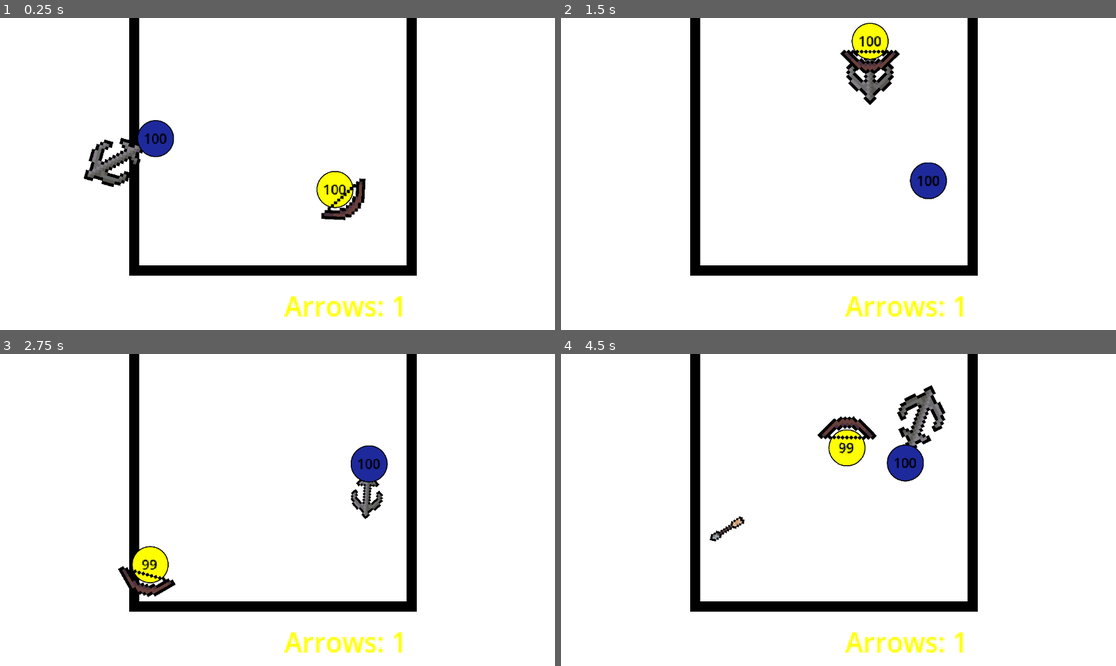
Above: before the commit, frames 1-4 (two rows, left to right).
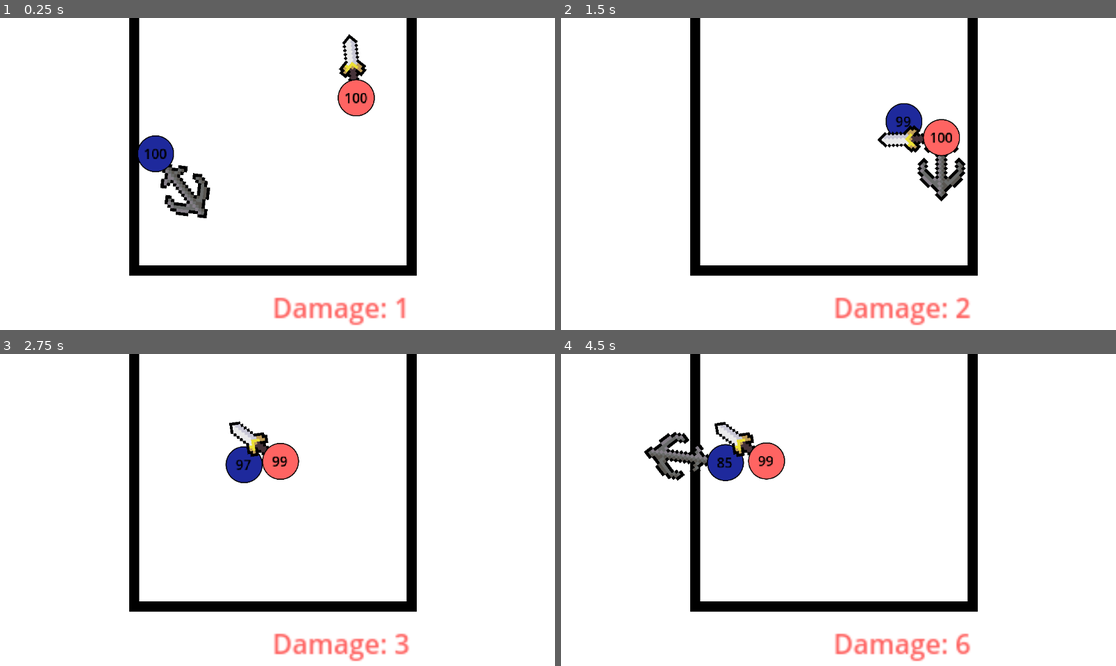
Above: after the commit, the same moments.

Repository: realprot0n/Weapon-Ball-Battles
Game: Godot game, scene res://Scenes/Arena Stuff/test_arena.tscn
Same seed, same stepped clock (60 frames per second), same inputs: the game is played once before the commit and once after it.
Inputs:
- Up to frame 1 (0.25 s): no input
- Up to frame 2 (1.5 s): no input
- Up to frame 3 (2.75 s): no input
- Up to frame 4 (4.5 s): no input

The runs differ from the first frame. In frame 1, 5.6% of the frame differs, in the area x 15-74%, y 5-99%; in frame 2, 5.2%; in frame 3, 4.7%; in frame 4, 6.3%, in the area x 14-74%, y 10-99%.

Commit message:
add soundseth

Diff:
--- a/Scenes/Arena Stuff/test_arena.tscn
+++ b/Scenes/Arena Stuff/test_arena.tscn
@@ -3,9 +3,9 @@
 [ext_resource type="Script" uid="uid://xe3st2nqvweh" path="res://Scripts/ArenaScript.gd" id="1_0frtu"]
 [ext_resource type="Script" uid="uid://xol3h5bqthki" path="res://Scripts/BounceDetectorScript.gd" id="2_f40ab"]
 [ext_resource type="AudioStream" uid="uid://d3nkse1wm7756" path="res://Sounds/Bounce.wav" id="3_wxowa"]
-[ext_resource type="PackedScene" uid="uid://cqi3hoanqhhdf" path="res://Scenes/Arena Stuff/Labels/bow_label.tscn" id="5_k3xsh"]
+[ext_resource type="PackedScene" uid="uid://dyqhup205y4kg" path="res://Scenes/Arena Stuff/Labels/sword_label.tscn" id="4_brkk4"]
 [ext_resource type="PackedScene" uid="uid://cny1c715u0l4i" path="res://Scenes/Balls/anchor.tscn" id="6_brkk4"]
-[ext_resource type="PackedScene" uid="uid://tcue8c81tb3j" path="res://Scenes/Balls/bow.tscn" id="7_amdip"]
+[ext_resource type="PackedScene" uid="uid://bv7o2araegd22" path="res://Scenes/Balls/sword.tscn" id="6_k3xsh"]
 
 [sub_resource type="RectangleShape2D" id="RectangleShape2D_rw8qd"]
 size = Vector2(719.344, 225.248)
@@ -102,14 +102,14 @@
 points = PackedVector2Array(358, 187, 631, 187, 631, 438, 363, 438, 363, 182)
 default_color = Color(0, 0, 0, 1)
 
-[node name="BowLabel" parent="ArenaStuff" instance=ExtResource("5_k3xsh")]
-
 [node name="Camera2D" type="Camera2D" parent="ArenaStuff"]
 position = Vector2(554, 267)
 zoom = Vector2(1.75, 1.75)
 
-[node name="Bow" parent="." instance=ExtResource("7_amdip")]
-position = Vector2(633, 195)
+[node name="SwordLabel" parent="ArenaStuff" instance=ExtResource("4_brkk4")]
 
 [node name="Anchor" parent="." instance=ExtResource("6_brkk4")]
-position = Vector2(449, 187)
+position = Vector2(449, 205)
+
+[node name="Sword" parent="." instance=ExtResource("6_k3xsh")]
+position = Vector2(641, 208)
--- a/Scenes/Balls/anchor.tscn
+++ b/Scenes/Balls/anchor.tscn
@@ -8,8 +8,9 @@
 [ext_resource type="PackedScene" uid="uid://bmu6wxrnxf10f" path="res://Scenes/Balls/slamming_anchor.tscn" id="5_qpcmy"]
 [ext_resource type="Script" uid="uid://d234l2cummdkr" path="res://Scripts/Hurtbox.gd" id="6_o5745"]
 [ext_resource type="LabelSettings" uid="uid://knw365el3j1i" path="res://Scenes/TextLabelSettings.tres" id="7_atthu"]
-[ext_resource type="AudioStream" uid="uid://bgm6uhlfdq8qc" path="res://Sounds/Sword Hit.wav" id="8_0lkir"]
+[ext_resource type="AudioStream" uid="uid://b71d75lloyk4k" path="res://Sounds/AnchorChain.mp3" id="9_8oe5x"]
 [ext_resource type="PackedScene" uid="uid://7rn1b2tq5q05" path="res://Scenes/ball_pause_timer.tscn" id="9_f5c18"]
+[ext_resource type="AudioStream" uid="uid://dllj5wci4n54v" path="res://Sounds/AnchorSlam.mp3" id="10_kmxmo"]
 
 [sub_resource type="CapsuleShape2D" id="CapsuleShape2D_fyn4d"]
 radius = 4.53656
@@ -96,10 +97,12 @@
 metadata/_edit_use_anchors_ = true
 
 [node name="AnchorHitStream" type="AudioStreamPlayer" parent="."]
+stream = ExtResource("9_8oe5x")
 max_polyphony = 3
 
 [node name="AnchorSlamStream" type="AudioStreamPlayer" parent="."]
-stream = ExtResource("8_0lkir")
+stream = ExtResource("10_kmxmo")
+volume_db = -5.0
 max_polyphony = 3
 
 [node name="BallPauseTimer" parent="." instance=ExtResource("9_f5c18")]
--- a/Scripts/AnchorCollision.gd
+++ b/Scripts/AnchorCollision.gd
@@ -32,6 +32,7 @@
 	print(slammingAnchorToAdd)
 	slammingAnchorToAdd.weightLevel = ball.anchorWeight
 	slammingAnchorToAdd.slammingBall = area.owner
+	slammingAnchorToAdd.slamPlayer = $"../../AnchorSlamStream"
 	slammingAnchorBase.add_child(slammingAnchorToAdd)
 
 	ball.anchorWeight += 1
--- a/Scripts/AnchorScript.gd
+++ b/Scripts/AnchorScript.gd
@@ -72,4 +72,4 @@
 
 func _physics_process(delta):
 	if canSpinWeapon:
-		anchorBase.rotate(deg_to_rad(delta*60*5*anchorCollision.direction))
+		anchorBase.rotate(deg_to_rad(delta*100*anchorCollision.direction))
--- a/Scripts/SlammingAnchorScript.gd
+++ b/Scripts/SlammingAnchorScript.gd
@@ -1,9 +1,10 @@
 extends Node2D
 class_name SlammingAnchor
 
-@export var weightMultiplier: float = 200000
+@export var weightMultiplier: float = 2000
 var weightLevel: float = 1
 var slammingBall: RigidBody2D
+var slamPlayer: AudioStreamPlayer
 
 func _ready() -> void:
 	print("asdf")
@@ -21,8 +22,9 @@
 
 	if (sign(velocityLastFrame.y) == 1) and sign(slammingBall.linear_velocity.y) == -1:
 		slammingBall.health -= weightLevel
+		slamPlayer.play()
 		queue_free()
 
 	velocityLastFrame = slammingBall.linear_velocity
 
-	slammingBall.apply_central_force(Vector2(0, -weightMultiplier*weightLevel*delta))
+	slammingBall.apply_central_force(Vector2(0, weightMultiplier*weightLevel*delta))
Not shown: 1 places in Scenes/Balls/anchor.tscn that only renumber resources
Not shown, added: Sounds/AnchorChain.mp3.import
Not shown, added: Sounds/AnchorSlam.mp3.import
Not shown, added: Sounds/AnchorChain.mp3
Not shown, added: Sounds/AnchorSlam.mp3
